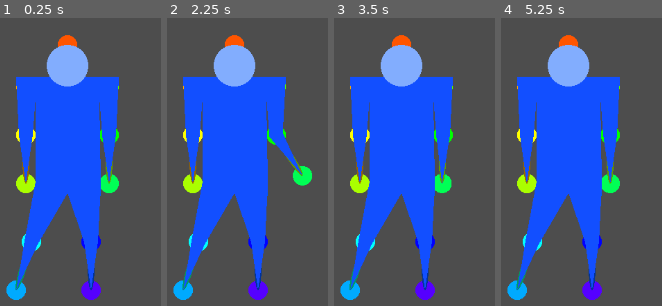
Above: before the commit, frames 1-4 (left to right).
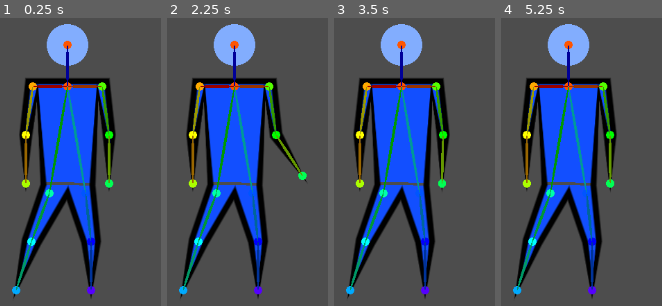
Above: after the commit, the same moments.

Repository: OscarPindaro/ProceduralAnimation
Game: Godot game, scene res://scenes/Skeleton/skeleton.tscn
The game is run twice, just before and just after one commit, with the same random seed, the same clock (stepped at 60 frames per second) and the same inputs. This scene is started directly instead of the project's main scene.
Inputs (mouse positions are in pixels of both pictures, inside the frame that each line leads up to):
- Up to frame 1 (0.25 s): no input
- Up to frame 2 (2.25 s): tap Enter at 0.5, 2 s; move the mouse to (outside the picture) at 0.52 s; click (outside the picture) at 0.67 s; tap Space at 0.77, 1.25, 1.52 s; move the mouse to (outside the picture) at 1.27 s; click (outside the picture) at 1.42 s; move the mouse to (315, 84) at 2.02 s; click (315, 84) at 2.17 s
- Up to frame 3 (3.5 s): tap Space at 2.75, 3.02 s; move the mouse to (361, 274) at 2.77 s; click (361, 274) at 2.92 s
- Up to frame 4 (5.25 s): tap Enter at 3.5 s; move the mouse to (outside the picture) at 3.52 s; click (outside the picture) at 3.67 s; tap Space at 3.77, 4.25, 4.52 s; move the mouse to (outside the picture) at 4.27 s; click (outside the picture) at 4.42 s; move the mouse to (608, 182) at 5.02 s; click (608, 182) at 5.17 s

The runs differ from the first frame. In frame 1, 25% of the frame differs, in the area x 3-74%, y 2-98%; in frame 2, 25%; in frame 3, 25%; in frame 4, 25%.

Commit message:
rendering works

Diff:
--- a/scenes/Skeleton/skeleton.gd
+++ b/scenes/Skeleton/skeleton.gd
@@ -15,8 +15,10 @@
 @export_group("Rendering")
 @export var body_color: Color = Color("#134fff")
 @export var head_color: Color = Color("#82adfe")
+@export_subgroup("Outline")
 @export var outline_color: Color = Color("#000000")
 @export var outline_thickness: float = 5.0
+@export var outline_antialiased: bool = true
 
 @export_group("Body")
 @export_range(0, 30, 1.0, "Thickness of shoulders") var shoulder_thickness: float = 10.
@@ -230,9 +232,63 @@
 
 func _draw_head():
 	var radius: float = neck.position.distance_to(head.position)/2
-	var center: Vector2 = (neck.position + head.position) / 2
+	var center: Vector2 = head.position
 	draw_circle(center, radius, head_color)
 
+func _draw_outline() -> void:
+	var arm_length_r: float = right_shoulder.position.distance_to(right_elbow.position) + right_elbow.position.distance_to(right_hand.position)
+	var elbow_t_r: float = right_shoulder.position.distance_to(right_elbow.position) / arm_length_r
+	var elbow_thickness_r: float = lerpf(shoulder_thickness, 0.0, elbow_t_r)
+
+	var arm_length_l: float = left_shoulder.position.distance_to(left_elbow.position) + left_elbow.position.distance_to(left_hand.position)
+	var elbow_t_l: float = left_shoulder.position.distance_to(left_elbow.position) / arm_length_l
+	var elbow_thickness_l: float = lerpf(shoulder_thickness, 0.0, elbow_t_l)
+
+	var leg_length_r: float = right_hip.position.distance_to(right_knee.position) + right_knee.position.distance_to(right_foot.position)
+	var knee_t_r: float = right_hip.position.distance_to(right_knee.position) / leg_length_r
+	var knee_thickness_r: float = lerpf(legs_thickness, 0.0, knee_t_r)
+
+	var leg_length_l: float = left_hip.position.distance_to(left_knee.position) + left_knee.position.distance_to(left_foot.position)
+	var knee_t_l: float = left_hip.position.distance_to(left_knee.position) / leg_length_l
+	var knee_thickness_l: float = lerpf(legs_thickness, 0.0, knee_t_l)
+
+	# shoulder points
+	var rsp = _joint_points(neck, right_shoulder, right_elbow, shoulder_thickness)
+	var lsp = _joint_points(neck, left_shoulder, left_elbow, shoulder_thickness)
+	# elbow points
+	var rep = _joint_points(right_shoulder, right_elbow, right_hand, elbow_thickness_r)
+	var lep = _joint_points(left_shoulder, left_elbow, left_hand, elbow_thickness_l)
+	# hip points
+	var hp = _hip_points()
+	var hip_mid = (hp[0] + hp[1]) / 2.0
+	# knee points
+	var rkp = _joint_points(right_hip, right_knee, right_foot, knee_thickness_r)
+	var lkp = _joint_points(left_hip, left_knee, left_foot, knee_thickness_l)
+
+	# right arm: [1] is outer, [0] is inner
+	# left arm:  [0] is outer, [1] is inner
+	# right leg: [1] is outer, [0] is inner (flipped)
+	# left leg:  [0] is outer, [1] is inner
+	var points = PackedVector2Array([
+		# right shoulder outer -> right elbow outer -> right hand -> right elbow inner -> right shoulder inner
+		rsp[0], rep[0], right_hand.position, rep[1], rsp[1],
+		# right hip outer
+		hp[0],
+		# right knee outer -> right foot -> right knee inner
+		rkp[0], right_foot.position, rkp[1],
+		# pube center
+		pube.position,
+		# left knee inner -> left foot -> left knee outer
+		lkp[0], left_foot.position, lkp[1],
+		# left hip outer
+		hp[1],
+		# left shoulder inner -> left elbow inner -> left hand -> left elbow outer -> left shoulder outer
+		lsp[0], lep[0], left_hand.position, lep[1], lsp[1],
+		# close
+		rsp[0],
+	])
+
+	draw_polyline(points, outline_color, outline_thickness, outline_antialiased)  # true = antialiased
 
 
 
@@ -244,11 +300,12 @@
 	var hip_mid = (hp[0] + hp[1]) / 2.0
 	_draw_leg(right_hip, right_knee, right_foot, hp[0], hip_mid)
 	_draw_leg(left_hip, left_knee, left_foot, hp[1], hip_mid, true)
+	_draw_outline()
 	_draw_head()
 
 func _draw():
+	_simple_render()
 	_draw_skeleton()
-	_simple_render()
 
 
 
--- a/scenes/Skeleton/skeleton.tscn
+++ b/scenes/Skeleton/skeleton.tscn
@@ -4,13 +4,12 @@
 
 [node name="Skeleton" type="Node2D" unique_id=680873750]
 script = ExtResource("1_tiyed")
-joint_radius = 7.0
-segment_width = 5.0
+joint_radius = 3.0
 draw_segments_as_ellipses = true
 body_color = Color(0.07274025, 0.3105249, 0.99999493, 1)
 head_color = Color(0.5096179, 0.6774812, 0.99549526, 1)
-shoulder_thickness = 20.0
-hips_thickness = 20.0
+outline_thickness = 3.0
+hips_thickness = 15.0
 legs_thickness = 20.0
 metadata/_edit_lock_ = true
 
@@ -22,7 +21,7 @@
 position = Vector2(0, 30)
 
 [node name="LeftShoulder" type="Node2D" parent="Joints" unique_id=1274720705]
-position = Vector2(30, 30)
+position = Vector2(25, 30)
 
 [node name="LeftElbow" type="Node2D" parent="Joints" unique_id=2142063420]
 position = Vector2(30, 65)
@@ -31,7 +30,7 @@
 position = Vector2(30, 100)
 
 [node name="RightShoulder" type="Node2D" parent="Joints" unique_id=155079694]
-position = Vector2(-30, 30)
+position = Vector2(-25, 30)
 
 [node name="RightElbow" type="Node2D" parent="Joints" unique_id=432267669]
 position = Vector2(-30, 65)
@@ -40,7 +39,7 @@
 position = Vector2(-30, 100)
 
 [node name="LeftHip" type="Node2D" parent="Joints" unique_id=1026478870]
-position = Vector2(17, 107)
+position = Vector2(13, 107)
 
 [node name="LeftKnee" type="Node2D" parent="Joints" unique_id=1155573637]
 position = Vector2(17, 142)
@@ -49,7 +48,7 @@
 position = Vector2(17, 177)
 
 [node name="RightHip" type="Node2D" parent="Joints" unique_id=71416142]
-position = Vector2(-17, 107)
+position = Vector2(-13, 107)
 
 [node name="RightKnee" type="Node2D" parent="Joints" unique_id=1880081685]
 position = Vector2(-26, 142)
